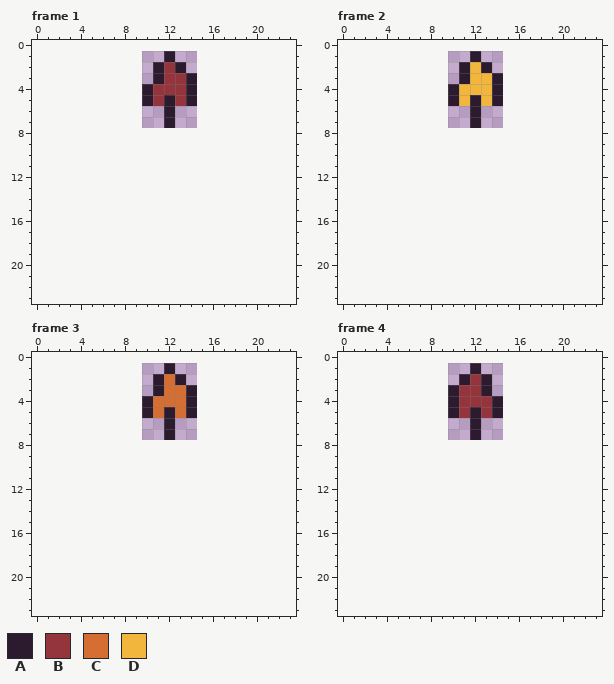
Edited in one commit: pixel-art file (AsepriteRaw/leaves.aseprite). That is the earlier state.
5x7 pixels, 6 frames. Shown: frame 1, frame 2, frame 3, frame 4. The old version is drawn lined up with the new one, on the new canvas. The commit also changed other frames, which this record leaves out.
Palette (. is transparent): A #2c1b2e  B #94353d  C #d46e33  D #f2b63d
Pixels before, frame 1, first column x 10:
1 ..A..
2 .ABA.
3 .ABBA
4 ABBBA
5 ABABA
6 ..A..
7 ..A..
Pixels before, frame 2, first column x 10:
1 ..A..
2 .ADA.
3 .ADDA
4 ADDDA
5 ADADA
6 ..A..
7 ..A..
Pixels before, frame 3, first column x 10:
1 ..A..
2 .ACA.
3 .ACCA
4 ACCCA
5 ACACA
6 ..A..
7 ..A..
Pixels before, frame 4, first column x 10:
1 ..A..
2 .ABA.
3 ABBA.
4 ABBBA
5 ABABA
6 ..A..
7 ..A..
After:
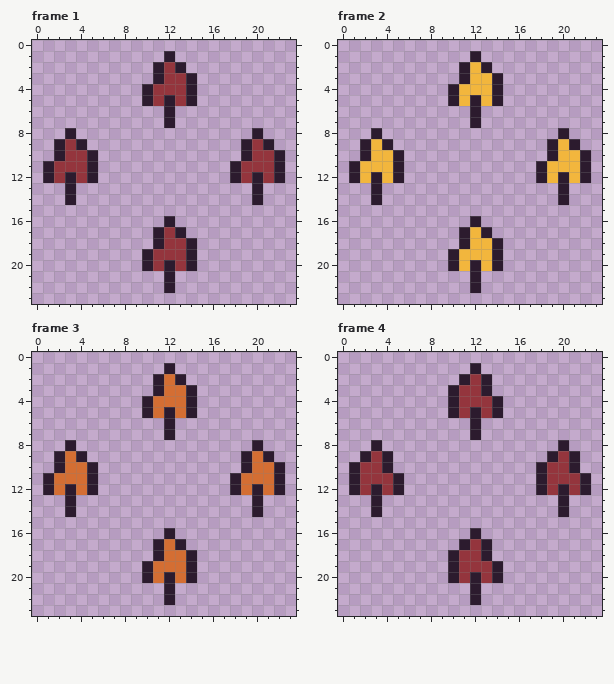
Difference:
canvas 5x7 -> 24x24, the old top-left corner now at 10,1
Frame 1:
y 8: x 3 . -> A; x 20 . -> A
y 9: x 2..4 ... -> ABA; x 19..21 ... -> ABA
y 10: x 2..5 .... -> ABBA; x 19..22 .... -> ABBA
y 11: x 1..5 ..... -> ABBBA; x 18..22 ..... -> ABBBA
y 12: x 1..5 ..... -> ABABA; x 18..22 ..... -> ABABA
y 13..14: x 3 . -> A; x 20 . -> A
y 16: x 12 . -> A
y 17: x 11..13 ... -> ABA
y 18: x 11..14 .... -> ABBA
y 19: x 10..14 ..... -> ABBBA
y 20: x 10..14 ..... -> ABABA
y 21..22: x 12 . -> A
Frame 2:
y 8: x 3 . -> A; x 20 . -> A
y 9: x 2..4 ... -> ADA; x 19..21 ... -> ADA
y 10: x 2..5 .... -> ADDA; x 19..22 .... -> ADDA
y 11: x 1..5 ..... -> ADDDA; x 18..22 ..... -> ADDDA
y 12: x 1..5 ..... -> ADADA; x 18..22 ..... -> ADADA
y 13..14: x 3 . -> A; x 20 . -> A
y 16: x 12 . -> A
y 17: x 11..13 ... -> ADA
y 18: x 11..14 .... -> ADDA
y 19: x 10..14 ..... -> ADDDA
y 20: x 10..14 ..... -> ADADA
y 21..22: x 12 . -> A
Frame 3:
y 8: x 3 . -> A; x 20 . -> A
y 9: x 2..4 ... -> ACA; x 19..21 ... -> ACA
y 10: x 2..5 .... -> ACCA; x 19..22 .... -> ACCA
y 11: x 1..5 ..... -> ACCCA; x 18..22 ..... -> ACCCA
y 12: x 1..5 ..... -> ACACA; x 18..22 ..... -> ACACA
y 13..14: x 3 . -> A; x 20 . -> A
y 16: x 12 . -> A
y 17: x 11..13 ... -> ACA
y 18: x 11..14 .... -> ACCA
y 19: x 10..14 ..... -> ACCCA
y 20: x 10..14 ..... -> ACACA
y 21..22: x 12 . -> A
Frame 4:
y 8: x 3 . -> A; x 20 . -> A
y 9: x 2..4 ... -> ABA; x 19..21 ... -> ABA
y 10: x 1..4 .... -> ABBA; x 18..21 .... -> ABBA
y 11: x 1..5 ..... -> ABBBA; x 18..22 ..... -> ABBBA
y 12: x 1..5 ..... -> ABABA; x 18..22 ..... -> ABABA
y 13..14: x 3 . -> A; x 20 . -> A
y 16: x 12 . -> A
y 17: x 11..13 ... -> ABA
y 18: x 10..13 .... -> ABBA
y 19: x 10..14 ..... -> ABBBA
y 20: x 10..14 ..... -> ABABA
y 21..22: x 12 . -> A
